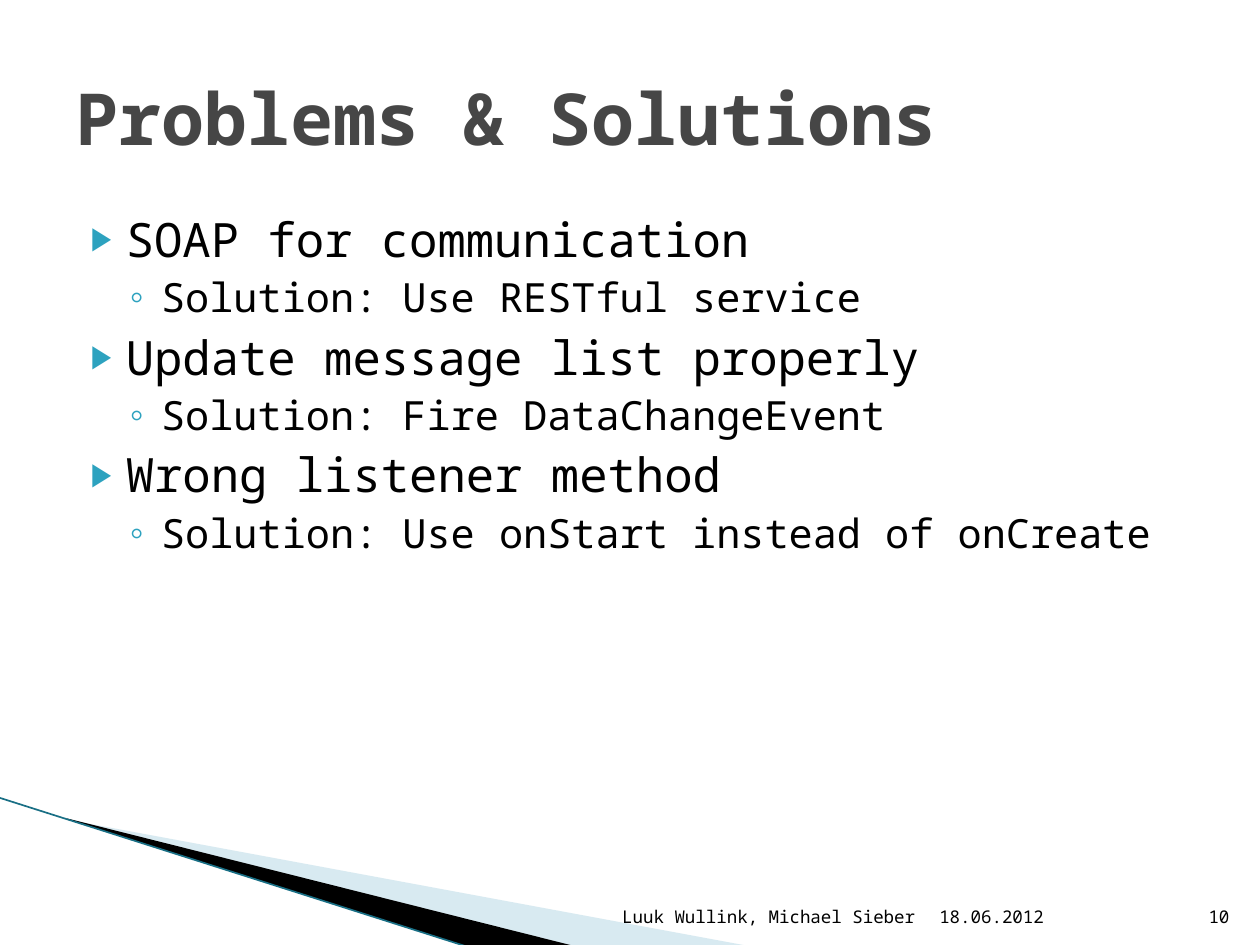
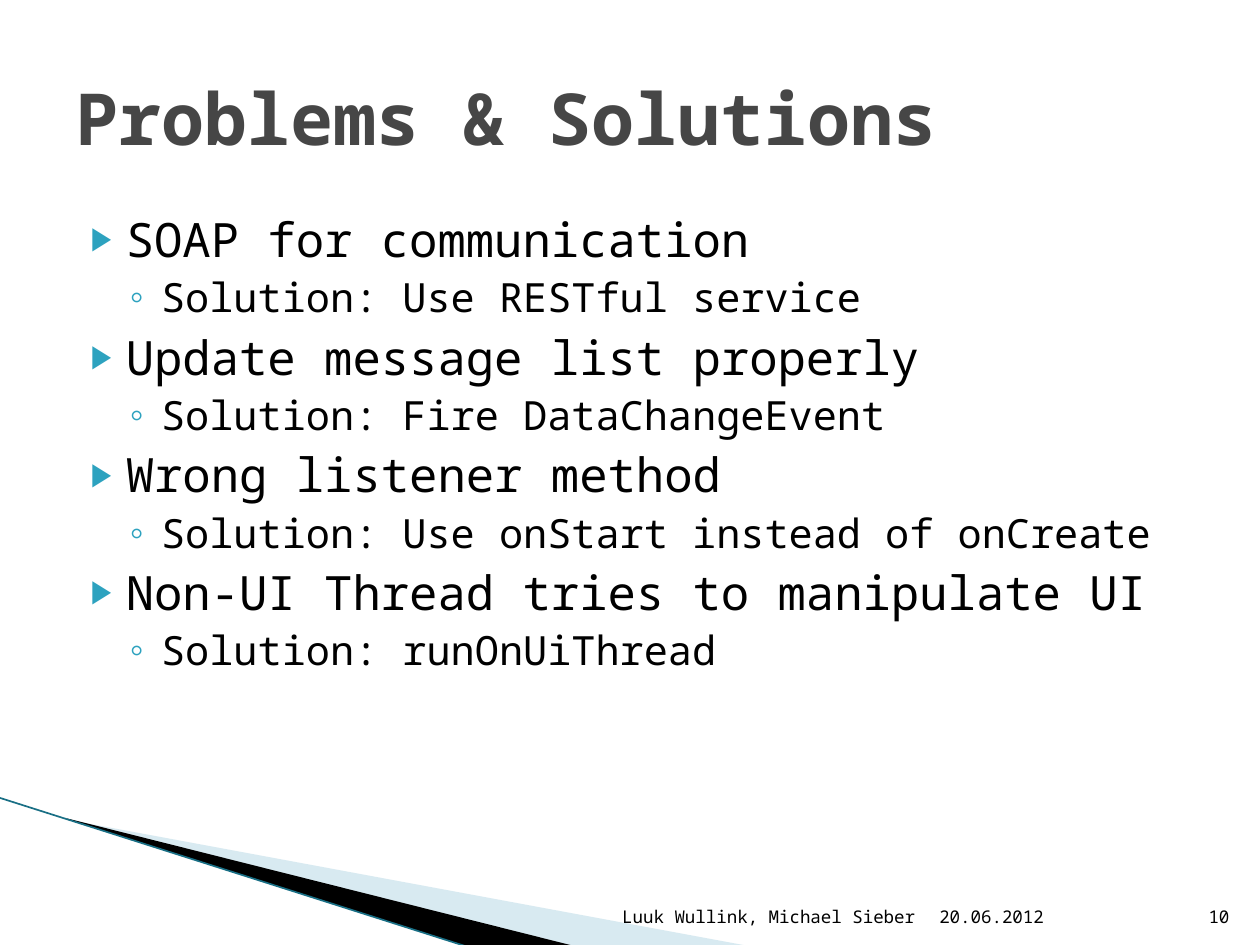
Before and after one commit to msi88/Popya, a slide deck: slide 10 of Popya/docs/Presentation.pptx. Drawn at 1260x945 pixels with LibreOffice and Linux fonts; fonts in the diff are those of the drawing; background and template pictures are left out. Boxes give left, top, right and bottom in pixels: in the first picture for what was removed or moved away, otherwise in the second. Text is boxed around its words. In the diff, an @@ line names an element or a change of style, - is before the commit and + after.

```diff
--- a/Popya/docs/Presentation.pptx
+++ b/Popya/docs/Presentation.pptx
@@ text at (126, 574, 1146, 666): paragraphs added @@
+▶ Non-UI Thread tries to manipulate UI
+  ◦ Solution: runOnUiThread
@@ text at (939, 910, 1044, 924): text changed @@
-18.06.2012
+20.06.2012
```
Also in this commit, not shown: 10 other slides changed, 16 other files.
